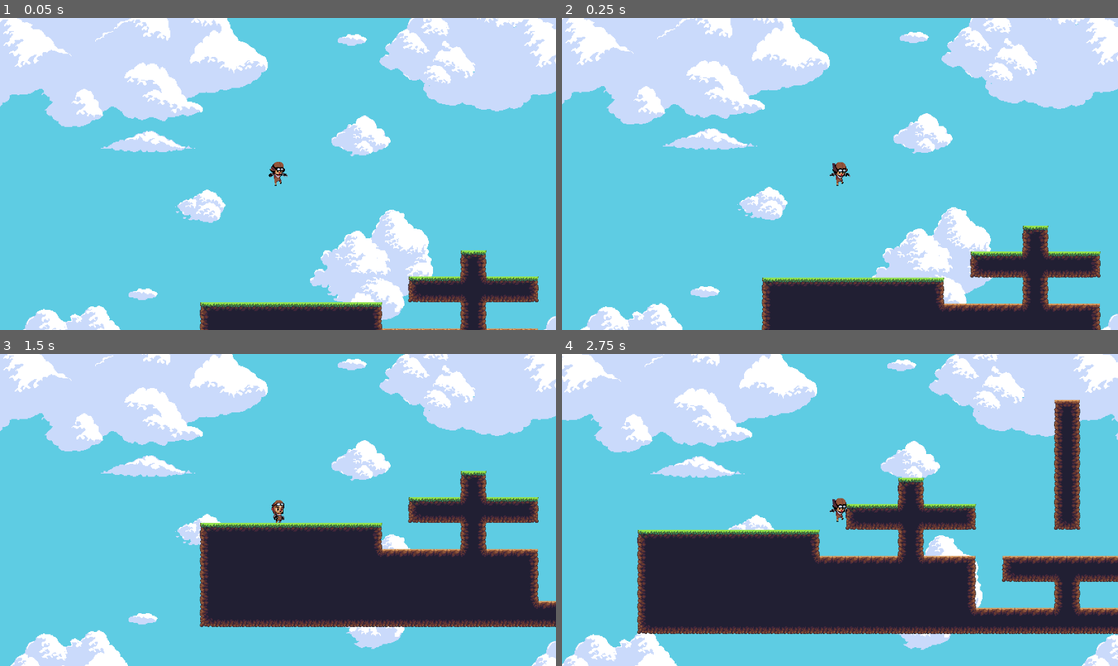
Above: before the commit, frames 1-4 (two rows, left to right).
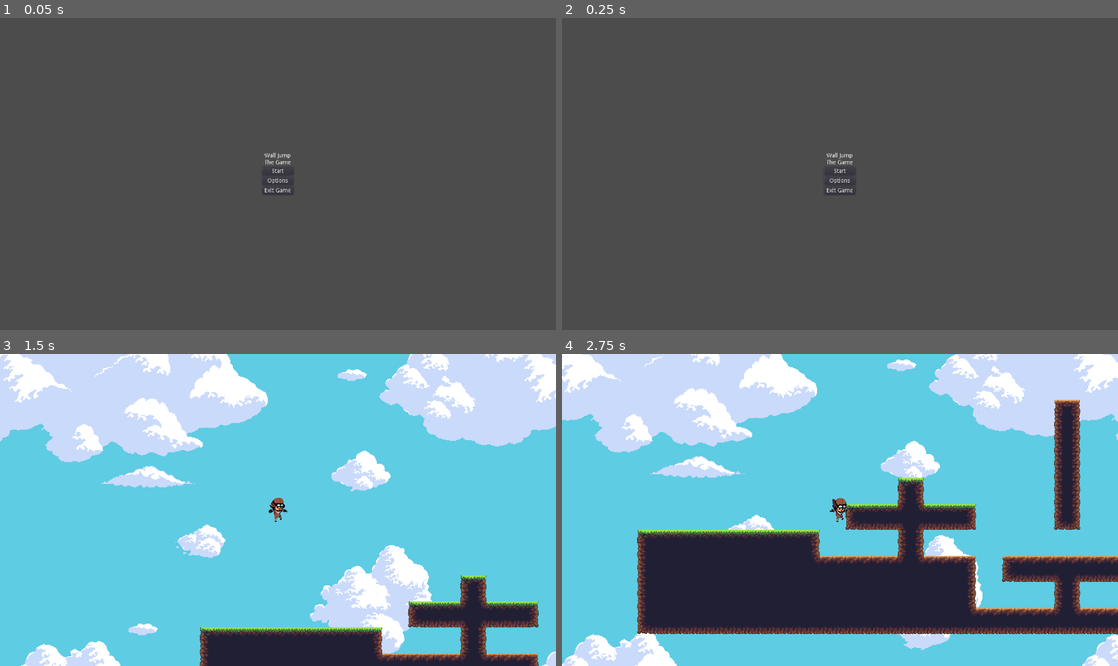
Above: after the commit, the same moments.

Repository: userinfamous/Game_Development
Game: Godot game, scene res://Scenes/Start_Menu.tscn
Two runs of this game, one before a commit and one after it. Both use one fixed random seed, a clock stepped at 60 frames per second and the inputs below. Before the commit the project starts from res://scene/Level1.tscn.
Inputs (mouse positions are in pixels of both pictures, inside the frame that each line leads up to):
- Up to frame 1 (0.05 s): no input
- Up to frame 2 (0.25 s): no input
- Up to frame 3 (1.5 s): click (278, 516) at 0.5 s, where only the run after the commit has a clickable "Options"; click (278, 506) at 1.25 s, where only the run after the commit has a clickable "Start"
- Up to frame 4 (2.75 s): hold Right (ui_right) from 2.03 s (still down); tap W (ui_up) at 2.27 s

The runs differ from the first frame. In frame 1, 100% of the frame differs, in the area x 0-100%, y 0-100%; in frame 2, 100%; in frame 3, 37%; in frame 4, nothing differs.

Commit message:
Start Menu Basic Structure Added

Diff:
--- a/KinematicBody2D.gd
+++ b/KinematicBody2D.gd
@@ -43,9 +43,7 @@
 	var walk_left = Input.is_action_pressed("ui_left")
 	var jump_up = Input.is_action_just_pressed("ui_up")
 	var jump_released = Input.is_action_just_released("ui_up")
-	var escape = Input.is_action_just_pressed("ui_escape")
-	var restart = Input.is_action_just_pressed("ui_restart")
-	var fullscreen = Input.is_action_just_pressed("ui_fullscreen")
+
 	#raycast's variables
 	var on_wallLeft = wallLeft_signal.is_colliding()
 	var on_wallRight = wallRight_signal.is_colliding()
@@ -149,6 +147,23 @@
 	else:
 		#by default
 		vel.x = hspd * dir
+	#keybind/command script
+	_game_commands()
+	#proceed with wall jump
+	vel.y = vspd
+	#move using linear velocity only
+	vel = move_and_slide(vel,NORMAL_FORCE)
+	pass
+
+
+
+
+#game commands
+func _game_commands():
+	#game command variables
+	var escape = Input.is_action_just_pressed("ui_escape")
+	var restart = Input.is_action_just_pressed("ui_restart")
+	var fullscreen = Input.is_action_just_pressed("ui_fullscreen")
 	#if player presses ESC
 	if escape:
 		get_tree().quit()
@@ -162,9 +177,4 @@
 	elif fullscreen and (fullscreen_mode==true):
 		fullscreen_mode = false
 		OS.set_window_fullscreen(false)
-
-	#proceed with wall jump
-	vel.y = vspd
-	#move using linear velocity only
-	vel = move_and_slide(vel,NORMAL_FORCE)
 	pass
--- a/Objects_Scenes/Level_Progression.tscn
+++ b/Objects_Scenes/Level_Progression.tscn
@@ -1,6 +1,7 @@
 [gd_scene load_steps=3 format=2]
 
-[ext_resource path="res://scene/Level_Progression.gd" type="Script" id=1]
+[ext_resource path="res://Scenes/Level_Progression.gd" type="Script" id=1]
+
 
 [sub_resource type="RectangleShape2D" id=1]
 
--- a/scene/Level1.tscn
+++ b/Scenes/Level1.tscn
@@ -5,7 +5,7 @@
 [ext_resource path="res://Tilesets/Dirt_Autotileset.tres" type="TileSet" id=3]
 [ext_resource path="res://Tilesets/JungleDirtTileset.tres" type="TileSet" id=4]
 
-[node name="Level1" type="Node" index="0"]
+[node name="Level1" type="Node"]
 
 [node name="Player" parent="." index="0" instance=ExtResource( 1 )]
 
--- /dev/null
+++ b/Scenes/Start_Menu.tscn
@@ -0,0 +1,141 @@
+[gd_scene load_steps=2 format=2]
+
+[ext_resource path="res://Start_Menu.gd" type="Script" id=1]
+
+[node name="Control" type="Control" index="0"]
+
+anchor_left = 0.0
+anchor_top = 0.0
+anchor_right = 1.0
+anchor_bottom = 1.0
+rect_pivot_offset = Vector2( 0, 0 )
+mouse_filter = 0
+mouse_default_cursor_shape = 0
+size_flags_horizontal = 1
+size_flags_vertical = 1
+script = ExtResource( 1 )
+
+[node name="CenterContainer" type="CenterContainer" parent="." index="0"]
+
+anchor_left = 0.0
+anchor_top = 0.0
+anchor_right = 1.0
+anchor_bottom = 1.0
+rect_pivot_offset = Vector2( 0, 0 )
+mouse_filter = 0
+mouse_default_cursor_shape = 0
+size_flags_horizontal = 1
+size_flags_vertical = 1
+use_top_left = false
+
+[node name="VBoxContainer" type="VBoxContainer" parent="CenterContainer" index="0"]
+
+anchor_left = 0.0
+anchor_top = 0.0
+anchor_right = 0.0
+anchor_bottom = 0.0
+margin_left = 644.0
+margin_top = 332.0
+margin_right = 721.0
+margin_bottom = 435.0
+rect_pivot_offset = Vector2( 0, 0 )
+mouse_filter = 1
+mouse_default_cursor_shape = 0
+size_flags_horizontal = 1
+size_flags_vertical = 1
+alignment = 0
+
+[node name="Title" type="Label" parent="CenterContainer/VBoxContainer" index="0"]
+
+anchor_left = 0.0
+anchor_top = 0.0
+anchor_right = 0.0
+anchor_bottom = 0.0
+margin_right = 77.0
+margin_bottom = 31.0
+rect_pivot_offset = Vector2( 0, 0 )
+mouse_filter = 2
+mouse_default_cursor_shape = 0
+size_flags_horizontal = 1
+size_flags_vertical = 4
+text = "Wall Jump
+The Game"
+align = 1
+percent_visible = 1.0
+lines_skipped = 0
+max_lines_visible = -1
+
+[node name="Start Button" type="Button" parent="CenterContainer/VBoxContainer" index="1"]
+
+anchor_left = 0.0
+anchor_top = 0.0
+anchor_right = 0.0
+anchor_bottom = 0.0
+margin_top = 35.0
+margin_right = 77.0
+margin_bottom = 55.0
+rect_pivot_offset = Vector2( 0, 0 )
+focus_mode = 2
+mouse_filter = 0
+mouse_default_cursor_shape = 0
+size_flags_horizontal = 1
+size_flags_vertical = 1
+toggle_mode = false
+enabled_focus_mode = 2
+shortcut = null
+group = null
+text = "Start"
+flat = false
+align = 1
+
+[node name="Options" type="Button" parent="CenterContainer/VBoxContainer" index="2"]
+
+anchor_left = 0.0
+anchor_top = 0.0
+anchor_right = 0.0
+anchor_bottom = 0.0
+margin_top = 59.0
+margin_right = 77.0
+margin_bottom = 79.0
+rect_pivot_offset = Vector2( 0, 0 )
+focus_mode = 2
+mouse_filter = 0
+mouse_default_cursor_shape = 0
+size_flags_horizontal = 1
+size_flags_vertical = 1
+toggle_mode = false
+enabled_focus_mode = 2
+shortcut = null
+group = null
+text = "Options"
+flat = false
+align = 1
+
+[node name="Exit Game" type="Button" parent="CenterContainer/VBoxContainer" index="3"]
+
+anchor_left = 0.0
+anchor_top = 0.0
+anchor_right = 0.0
+anchor_bottom = 0.0
+margin_top = 83.0
+margin_right = 77.0
+margin_bottom = 103.0
+rect_pivot_offset = Vector2( 0, 0 )
+focus_mode = 2
+mouse_filter = 0
+mouse_default_cursor_shape = 0
+size_flags_horizontal = 1
+size_flags_vertical = 1
+toggle_mode = false
+enabled_focus_mode = 2
+shortcut = null
+group = null
+text = "Exit Game"
+flat = false
+align = 1
+
+[connection signal="pressed" from="CenterContainer/VBoxContainer/Start Button" to="." method="_on_Start_Button_pressed"]
+
+[connection signal="pressed" from="CenterContainer/VBoxContainer/Options" to="." method="_on_Options_pressed"]
+
+[connection signal="pressed" from="CenterContainer/VBoxContainer/Exit Game" to="." method="_on_Exit_Game_pressed"]
--- /dev/null
+++ b/Start_Menu.gd
@@ -0,0 +1,16 @@
+#Start_Menu.gd
+extends Control
+
+func _on_Start_Button_pressed():
+	get_tree().change_scene("res://Scenes/Level1.tscn")
+	pass # replace with function body
+
+
+func _on_Exit_Game_pressed():
+	get_tree().quit()
+	pass # replace with function body
+
+
+func _on_Options_pressed():
+	print("Nothing Yet!")
+	pass # replace with function body
--- a/project.godot
+++ b/project.godot
@@ -11,7 +11,7 @@
 [application]
 
 config/name="Protoype_1"
-run/main_scene="res://scene/Level1.tscn"
+run/main_scene="res://Scenes/Start_Menu.tscn"
 config/icon="res://icon.png"
 config/stretch/aspect="keep"
 config/size/fullscreen=true
Renamed: scene/Level2.tscn -> Scenes/Level2.tscn
Renamed: scene/Level_Progression.gd -> Scenes/Level_Progression.gd
Renamed: scene/Tileset.tscn -> Scenes/Tileset.tscn
Renamed: scene/World.tscn -> Scenes/World.tscn
